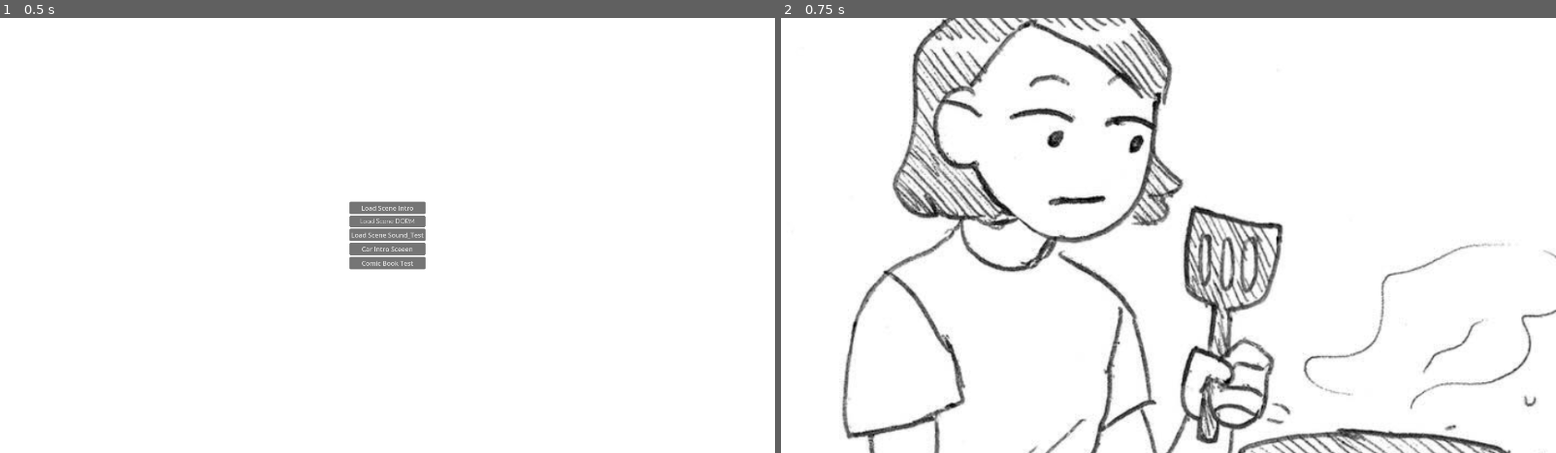
Above: before the commit, frames 1-2 (left to right).
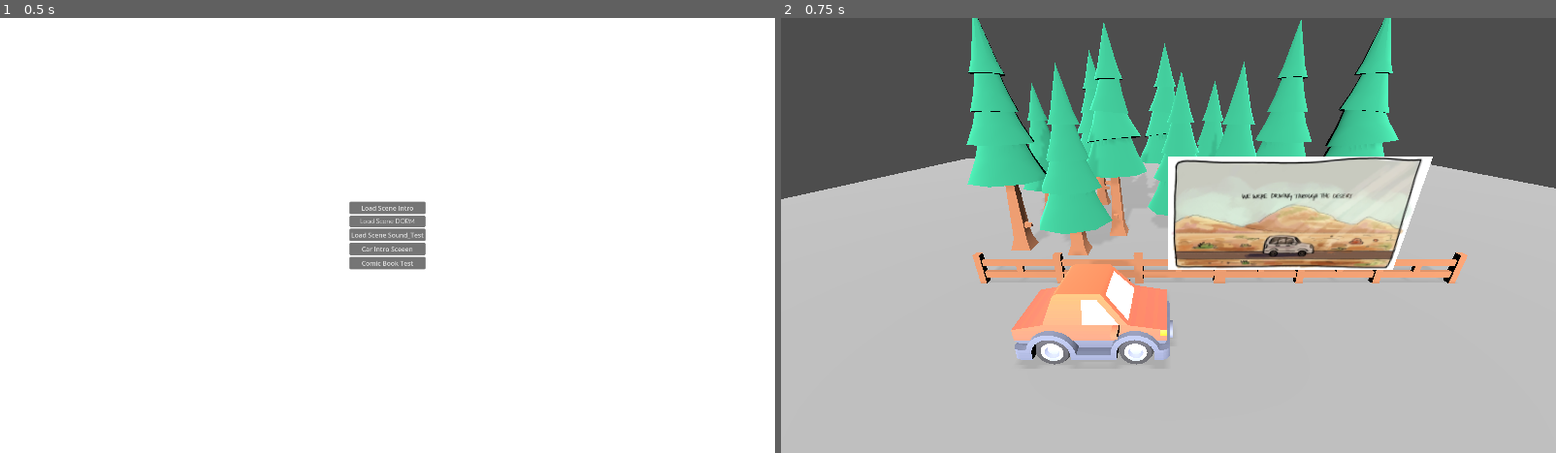
Above: after the commit, the same moments.

Repository: StudioBiwako/greenhill
Game: Godot game, scene res://levels/main_menu/game_opening.tscn
Same seed, same stepped clock (60 frames per second), same inputs: the game is played once before the commit and once after it.
Inputs:
- Up to frame 1 (0.5 s): no input
- Up to frame 2 (0.75 s): click "Comic Book Test" at 0.5 s

Frame 1 is identical in both runs. In frame 2, 96% of the frame differs, in the area x 0-100%, y 0-100%.

Commit message:
added models for prototyping, created shader test scene, alanna's comics are working in engine

Diff:
--- /dev/null
+++ b/components/Models/Sedan/sedan.tscn
@@ -0,0 +1,5 @@
+[gd_scene load_steps=2 format=3 uid="uid://bhq8bb1ua5bhd"]
+
+[ext_resource type="PackedScene" uid="uid://p056dls5unbv" path="res://components/Models/Cars/GLB format/sedan.glb" id="1_6ug64"]
+
+[node name="sedan" instance=ExtResource("1_6ug64")]
--- /dev/null
+++ b/components/Models/TestPlane/plane.tscn
@@ -0,0 +1,16 @@
+[gd_scene load_steps=3 format=3 uid="uid://cc5tcvmhfg74c"]
+
+[sub_resource type="PlaneMesh" id="PlaneMesh_b8scl"]
+
+[sub_resource type="BoxShape3D" id="BoxShape3D_t72ut"]
+size = Vector3(20, 0.1, 20)
+
+[node name="Ground" type="StaticBody3D"]
+
+[node name="MeshInstance3D" type="MeshInstance3D" parent="."]
+transform = Transform3D(10, 0, 0, 0, 10, 0, 0, 0, 10, 0, 0, 0)
+mesh = SubResource("PlaneMesh_b8scl")
+
+[node name="CollisionShape3D" type="CollisionShape3D" parent="."]
+transform = Transform3D(1, 0, 0, 0, 1, 0, 0, 0, 1, 0, -0.0353676, 0)
+shape = SubResource("BoxShape3D_t72ut")
--- a/levels/shader_test/shader_test.tscn
+++ b/levels/shader_test/shader_test.tscn
@@ -1,13 +1,84 @@
-[gd_scene load_steps=3 format=3 uid="uid://qjn2cr1yidlc"]
+[gd_scene load_steps=9 format=3 uid="uid://qjn2cr1yidlc"]
 
 [ext_resource type="PackedScene" uid="uid://c6fv8ygr58viq" path="res://components/ComicBookPanel/ComicBookPanel.tscn" id="1_ddhf5"]
-[ext_resource type="Texture2D" uid="uid://b1yb4yv4lfpfb" path="res://components/ComicBookPanel/alannaComicTest.png" id="2_swm38"]
+[ext_resource type="Texture2D" uid="uid://nb6iw2mwovor" path="res://components/ComicBookPanel/test.png" id="2_sqnfo"]
+[ext_resource type="PackedScene" uid="uid://p056dls5unbv" path="res://components/Models/Cars/GLB format/sedan.glb" id="3_ia2uu"]
+[ext_resource type="PackedScene" uid="uid://cc5tcvmhfg74c" path="res://components/Models/TestPlane/plane.tscn" id="4_dyy54"]
+[ext_resource type="PackedScene" uid="uid://duoh08dg2jt7k" path="res://components/Models/Trees/GLTF format/treeHigh.glb" id="5_y10uc"]
+[ext_resource type="PackedScene" uid="uid://8tstd7d5ym4n" path="res://components/Models/Trees/GLTF format/treeHighCrooked.glb" id="6_837r7"]
+[ext_resource type="PackedScene" uid="uid://cxacmgyxadq2k" path="res://components/Models/Trees/GLTF format/fence.glb" id="7_0lbbm"]
+[ext_resource type="PackedScene" uid="uid://bvtg2apc0jv8c" path="res://components/Models/Trees/GLTF format/tree.glb" id="8_ralh7"]
 
 [node name="ShaderTest" type="Node3D"]
 
+[node name="DirectionalLight3D" type="DirectionalLight3D" parent="."]
+transform = Transform3D(1, 0, 0, 0, 0.893254, 0.449553, 0, -0.449553, 0.893254, 5.3407, 9.09765, 9.47626)
+light_energy = 4.0
+light_indirect_energy = 6.581
+light_bake_mode = 1
+shadow_enabled = true
+shadow_opacity = 0.2
+
 [node name="Camera3D" type="Camera3D" parent="."]
-transform = Transform3D(1, 0, 0, 0, 1, 0, 0, 0, 1, 0, 0, 1.58598)
+transform = Transform3D(1, 0, 0, 0, 0.91952, 0.393043, 0, -0.393043, 0.91952, -0.511528, 1.88124, 3.42434)
 
 [node name="ComicBookPanel" parent="." instance=ExtResource("1_ddhf5")]
-transform = Transform3D(0.5, 0, 0, 0, 0.5, 0, 0, 0, 0.5, 0.0117726, 0, 0.00674772)
-comicTexture = ExtResource("2_swm38")
+transform = Transform3D(0.1, 0, 0, 0, 0.1, 0, 0, 0, 0.1, -0.104571, 1.55977, 2.52406)
+comicTexture = ExtResource("2_sqnfo")
+
+[node name="sedan" parent="." instance=ExtResource("3_ia2uu")]
+transform = Transform3D(-2.18557e-08, 1.74393e-16, 0.5, 1.74393e-16, 0.5, -1.74393e-16, -0.5, 1.74393e-16, -2.18557e-08, -1.10014, 0, 1.42725)
+
+[node name="Ground" parent="." instance=ExtResource("4_dyy54")]
+transform = Transform3D(1, 0, 0, 0, 1, 0, 0, 0, 1, 0.169189, 2.08165e-12, 2.08165e-12)
+
+[node name="treeHigh2" parent="." instance=ExtResource("5_y10uc")]
+transform = Transform3D(1, 0, 0, 0, 1, 0, 0, 0, 1, -2.70626, 0.0146326, -0.511845)
+
+[node name="treeHighCrooked2" parent="." instance=ExtResource("6_837r7")]
+transform = Transform3D(1, 0, 0, 0, 1, 0, 0, 0, 1, -1.35053, 0.0146326, -1.05181)
+
+[node name="fence2" parent="." instance=ExtResource("7_0lbbm")]
+transform = Transform3D(-4.37114e-08, 3.48787e-16, 1, 3.48787e-16, 1, -3.48787e-16, -1, 3.48787e-16, -4.37114e-08, -2.27749, 2.08165e-12, 2.08165e-12)
+
+[node name="fence2" parent="fence2" instance=ExtResource("7_0lbbm")]
+transform = Transform3D(1, -3.48787e-16, 0, 3.48787e-16, 1, -3.48787e-16, 0, 3.48787e-16, 1, -4.09421e-08, 2.08197e-12, 0.936695)
+
+[node name="fence3" parent="fence2" instance=ExtResource("7_0lbbm")]
+transform = Transform3D(1, -3.48787e-16, 0, 3.48787e-16, 1, -3.48787e-16, 0, 3.48787e-16, 1, -8.25474e-08, 2.08231e-12, 1.88851)
+
+[node name="fence4" parent="fence2" instance=ExtResource("7_0lbbm")]
+transform = Transform3D(1, -3.48787e-16, 0, 3.48787e-16, 1, -3.48787e-16, 0, 3.48787e-16, 1, -1.25492e-07, 2.08265e-12, 2.87096)
+
+[node name="fence5" parent="fence2" instance=ExtResource("7_0lbbm")]
+transform = Transform3D(1, -3.48787e-16, 0, 3.48787e-16, 1, -3.48787e-16, 0, 3.48787e-16, 1, -1.66406e-07, 2.08298e-12, 3.80697)
+
+[node name="fence6" parent="fence2" instance=ExtResource("7_0lbbm")]
+transform = Transform3D(1, -3.48787e-16, 0, 3.48787e-16, 1, -3.48787e-16, 0, 3.48787e-16, 1, -2.06516e-07, 2.0833e-12, 4.72458)
+
+[node name="tree2" parent="." instance=ExtResource("8_ralh7")]
+transform = Transform3D(1, 0, 0, 0, 1, 0, 0, 0, 1, -0.334972, 0.0146324, -0.98773)
+
+[node name="tree3" parent="." instance=ExtResource("8_ralh7")]
+transform = Transform3D(1, 0, 0, 0, 1, 0, 0, 0, 1, -3.04059, 0.0146324, -2.50261)
+
+[node name="tree4" parent="." instance=ExtResource("8_ralh7")]
+transform = Transform3D(1, 0, 0, 0, 1, 0, 0, 0, 1, 0.297902, 0.0146326, -2.15523)
+
+[node name="treeHigh3" parent="." instance=ExtResource("5_y10uc")]
+transform = Transform3D(1, 0, 0, 0, 1, 0, 0, 0, 1, 1.15402, 0.0146326, -0.919049)
+
+[node name="treeHighCrooked3" parent="." instance=ExtResource("6_837r7")]
+transform = Transform3D(1, 0, 0, 0, 1, 0, 0, 0, 1, 1.95438, 0.0146326, -0.483748)
+
+[node name="treeHighCrooked4" parent="." instance=ExtResource("6_837r7")]
+transform = Transform3D(1, 0, 0, 0, 1, 0, 0, 0, 1, -0.575065, 0.0146326, -2.25368)
+
+[node name="treeHigh4" parent="." instance=ExtResource("5_y10uc")]
+transform = Transform3D(1, 0, 0, 0, 1, 0, 0, 0, 1, -1.99091, 0.0146326, -2.79122)
+
+[node name="tree5" parent="." instance=ExtResource("8_ralh7")]
+transform = Transform3D(1, 0, 0, 0, 1, 0, 0, 0, 1, 0.340629, 0.0146326, -0.282292)
+
+[node name="tree6" parent="." instance=ExtResource("8_ralh7")]
+transform = Transform3D(1, 0, 0, 0, 1, 0, 0, 0, 1, -1.81661, 0.0146326, -0.354888)
--- a/project.godot
+++ b/project.godot
@@ -21,3 +21,7 @@
 window/size/viewport_height=1080
 window/size/borderless=true
 window/stretch/aspect="expand"
+
+[filesystem]
+
+import/fbx/enabled=false
Binary file added: components/ComicBookPanel/test.png
Not shown, added: components/ComicBookPanel/test.png.import
Binary file added: components/Models/Cars/GLB format/Textures/colormap.png
Not shown, added: components/Models/Cars/GLB format/Textures/colormap.png.import
Binary file added: components/Models/Cars/GLB format/ambulance.glb
Not shown, added: components/Models/Cars/GLB format/ambulance.glb.import
Binary file added: components/Models/Cars/GLB format/box.glb
Not shown, added: components/Models/Cars/GLB format/box.glb.import
Binary file added: components/Models/Cars/GLB format/cone-flat.glb
Not shown, added: components/Models/Cars/GLB format/cone-flat.glb.import
Binary file added: components/Models/Cars/GLB format/cone.glb
Not shown, added: components/Models/Cars/GLB format/cone.glb.import
(and 419 more such lines)
